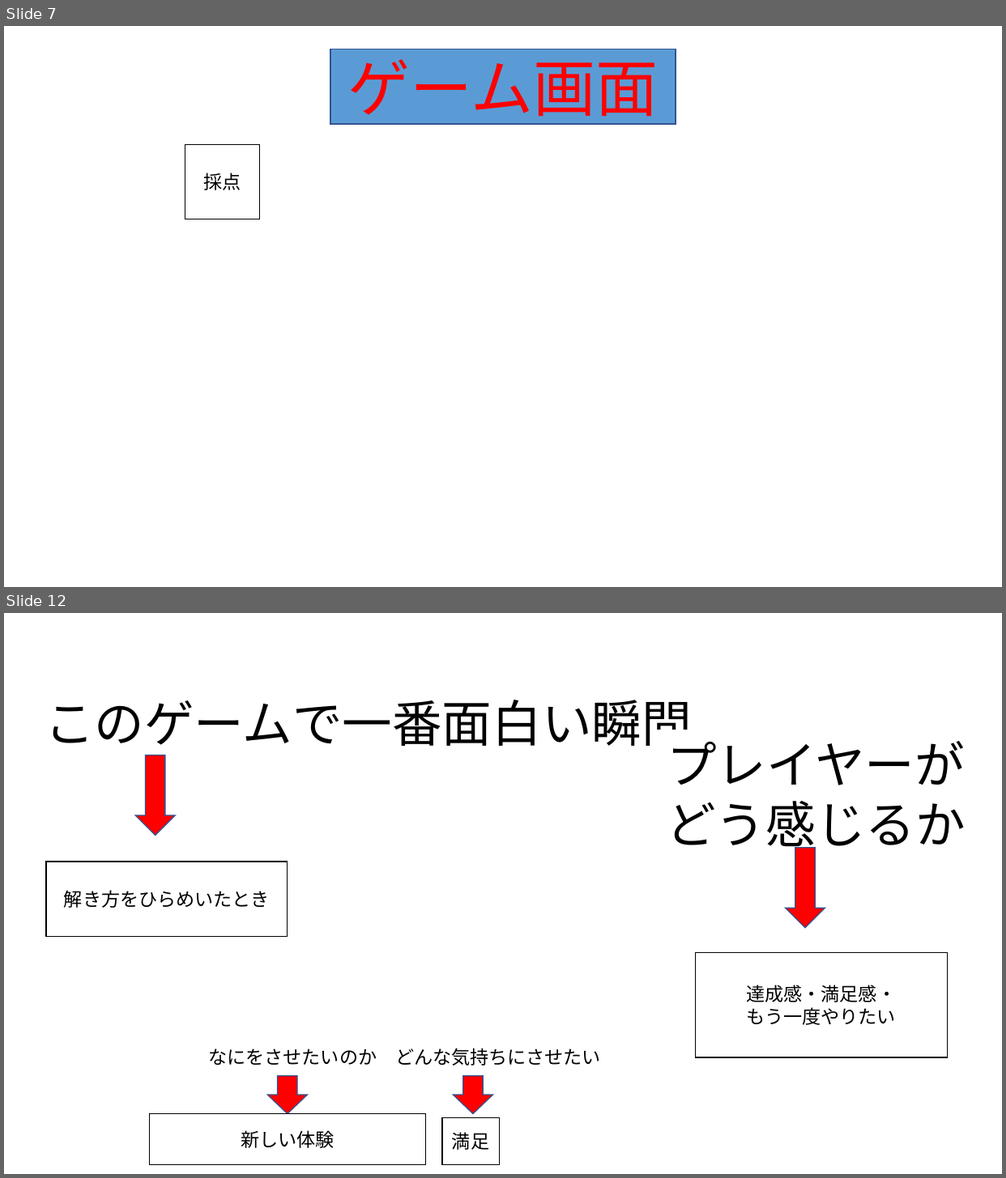
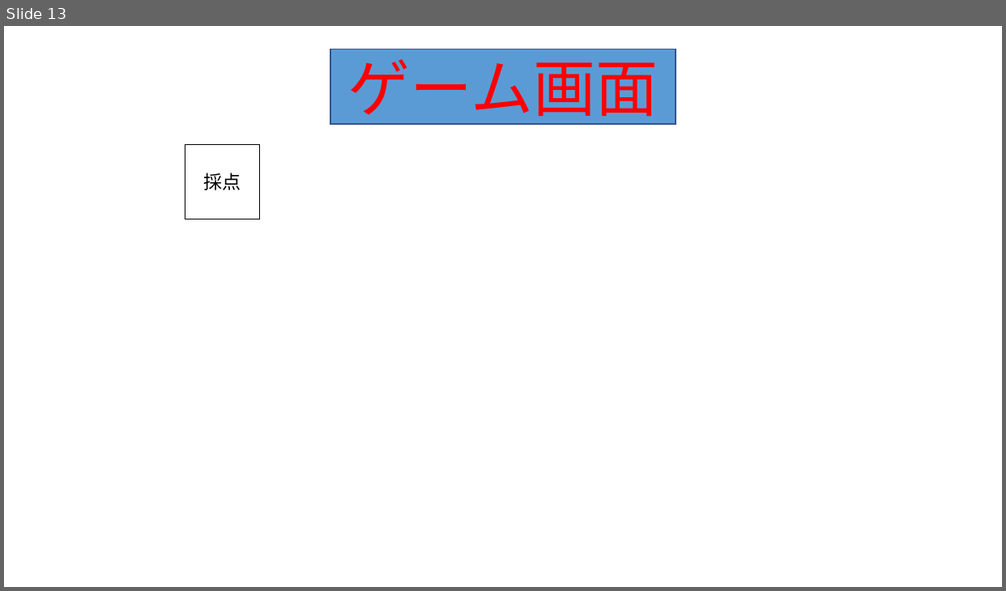
Before and after one commit to 2025Game/12Yamamoto, a slide deck: 3DLV3/Plam/雨粒を使って描く.pptx. Shown one above the other, each under a label of ours: slides 7 and 12 before the commit, slide 13 after it; the slides between them are not shown. The pictures are 1006x1178 and 1006x591 pixels, drawn with LibreOffice and Linux fonts; fonts in the diff are those of the drawing; background and template pictures are left out. Boxes give left, top, right and bottom in pixels: in the first picture for what was removed or moved away, otherwise in the second. Text is boxed around its words. In the diff, an @@ line names an element or a change of style, - is before the commit and + after.

```diff
--- a/3DLV3/Plam/雨粒を使って描く.pptx
+++ b/3DLV3/Plam/雨粒を使って描く.pptx
@@ slide 12 removed at box(4, 613, 1002, 1174), background #FFFFFF @@
@@ text removed at box(44, 700, 692, 753) @@
-このゲームで一番面白い瞬間
@@ down arrow removed at box(136, 756, 176, 835) @@
@@ text removed at box(666, 741, 965, 856) @@
-プレイヤーが
-どう感じるか
@@ down arrow removed at box(786, 848, 825, 928) @@
@@ rectangle removed at box(46, 862, 287, 936) @@
-解き方をひらめいたとき
@@ rectangle removed at box(695, 953, 948, 1058) @@
-達成感・満足感・
-もう一度やりたい
@@ text removed at box(208, 1048, 601, 1066) @@
-なにをさせたいのか どんな気持ちにさせたい
@@ down arrow removed at box(267, 1076, 307, 1114) @@
@@ down arrow removed at box(454, 1076, 493, 1114) @@
@@ rectangle removed at box(149, 1114, 425, 1165) @@
-新しい体験
@@ rectangle removed at box(442, 1118, 499, 1165) @@
-満足
@@ what was slide 7 is now slide 13 @@
```
Also in this commit, not shown: 4 slides changed, 10 slides added, 8 other slides removed, 3 other files.
